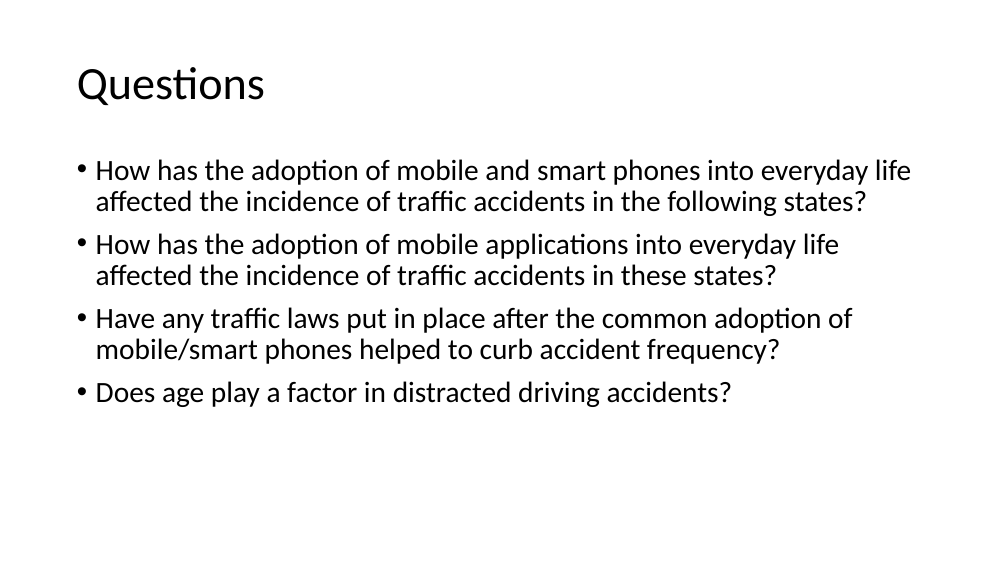
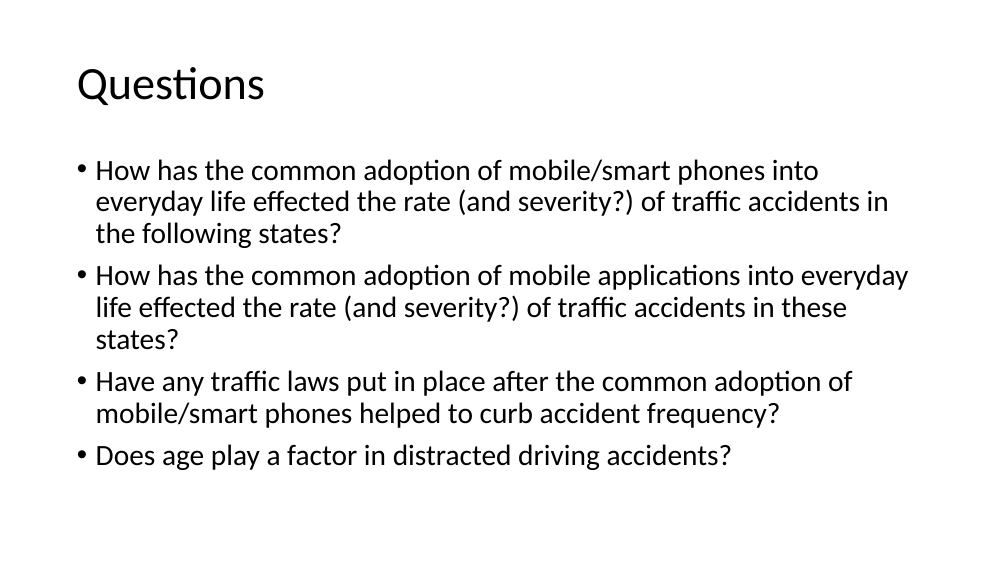
Before and after one commit to zelson71/project1-challenge, a slide deck: slide 2 of Historical Traffic Crash Data in Relation to the.pptx. Drawn at 1008x567 pixels with LibreOffice and Linux fonts; fonts in the diff are those of the drawing. Boxes give left, top, right and bottom in pixels: in the first picture for what was removed or moved away, otherwise in the second. Text is boxed around its words. In the diff, an @@ line names an element or a change of style, - is before the commit and + after.

```diff
--- a/Historical Traffic Crash Data in Relation to the.pptx
+++ b/Historical Traffic Crash Data in Relation to the.pptx
@@ text at (x1=96, y1=159, x2=909, y2=350): text changed @@
-• How has the adoption of mobile and smart phones into everyday life affected the incidence of traffic accidents in the following states?
-• How has the adoption of mobile applications into everyday life affected the incidence of traffic accidents in these states?
+• How has the common adoption of mobile/smart phones into everyday life effected the rate (and severity?) of traffic accidents in the following states?
+• How has the common adoption of mobile applications into everyday life effected the rate (and severity?) of traffic accidents in these states?
```
Also in this commit, not shown: 4 other slides changed.
